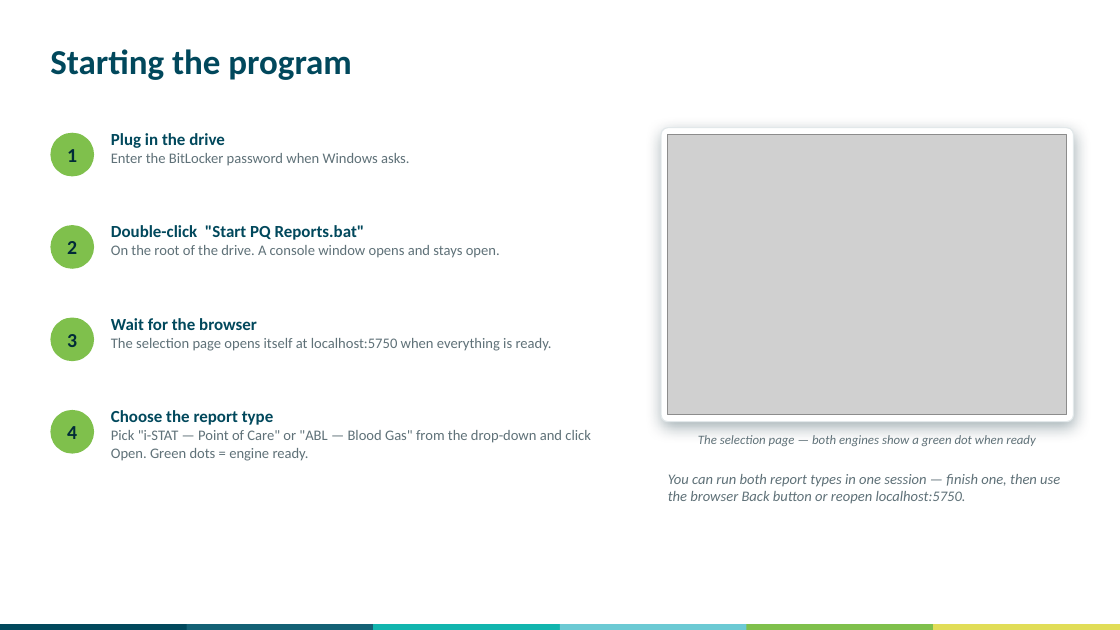
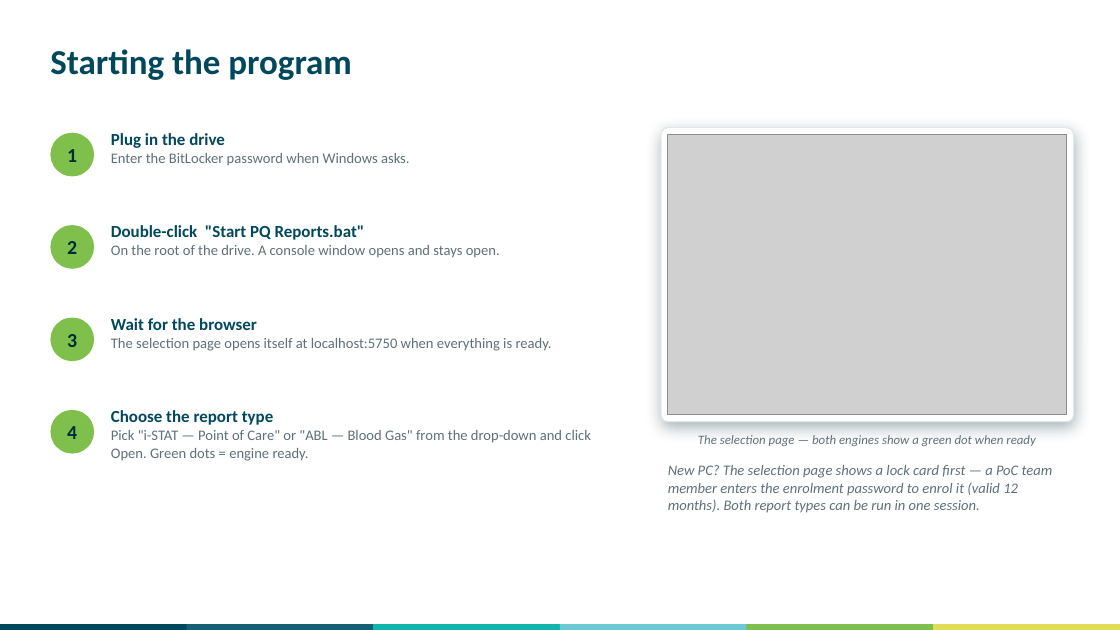
Before and after one commit to swornsealed/Report-app, a slide deck: slide 3 of PQ_Report_Generator_User_Guide.pptx. Drawn at 1120x630 pixels with LibreOffice and Linux fonts; fonts in the diff are those of the drawing; grey boxes stand for pictures. Boxes give left, top, right and bottom in pixels: in the first picture for what was removed or moved away, otherwise in the second. Text is boxed around its words. In the diff, an @@ line names an element or a change of style, - is before the commit and + after.

```diff
--- a/PQ_Report_Generator_User_Guide.pptx
+++ b/PQ_Report_Generator_User_Guide.pptx
@@ text at (668,465,1053,513): text changed @@
-You can run both report types in one session — finish one, then use the browser Back button or reopen localhost:5750.
+New PC? The selection page shows a lock card first — a PoC team member enters the enrolment password to enrol it (valid 12 months). Both report types can be run in one session.
```
Also in this commit, not shown: 2 other slides changed, 1 slide added, 11 other files.
